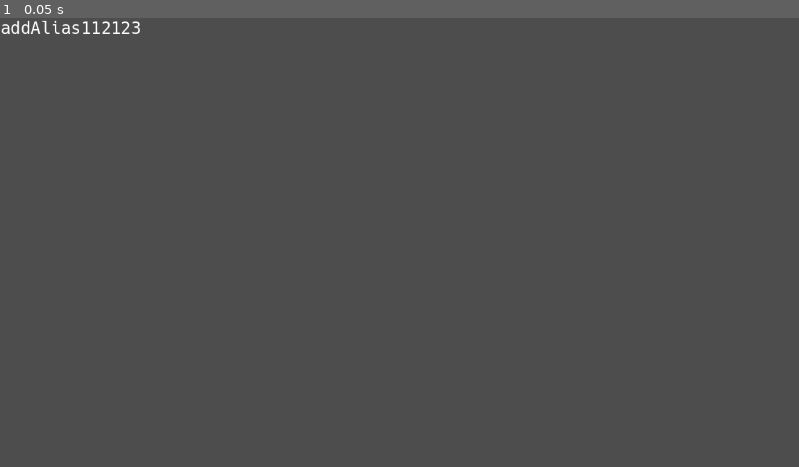
Above: before the commit, frame 1.
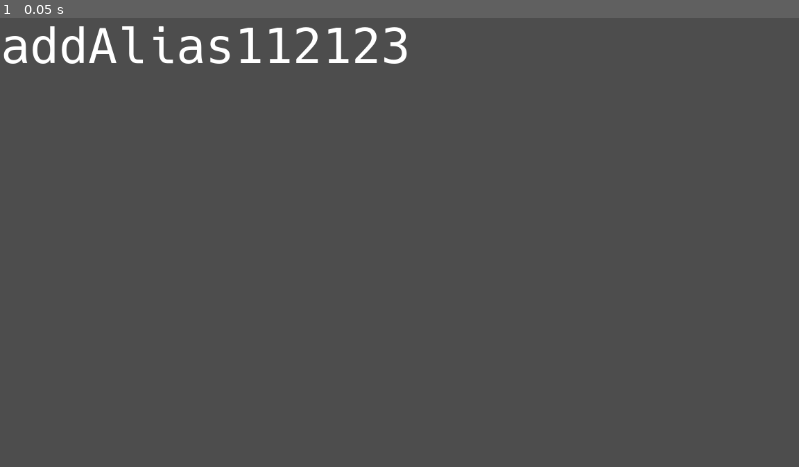
Above: after the commit, the same moment.

Repository: uprun/neon-lights-editor
Game: Godot game, scene res://symbol.tscn
Same seed, same stepped clock (60 frames per second), same inputs: the game is played once before the commit and once after it. This scene is started directly instead of the project's main scene.
Inputs:
- Up to frame 1 (0.05 s): no input

The runs differ from the first frame. In frame 1, 1.5% of the frame differs, in the area x 0-51%, y 0-11%.

Commit message:
adding removing functionality

Diff:
--- a/canvas-ltd.gd
+++ b/canvas-ltd.gd
@@ -16,10 +16,19 @@
 	if event is InputEventKey:
 		if event.pressed:
 			print(event)
-			print(char(event.unicode))
+
+
+			if event.keycode == KEY_BACKSPACE:
+				print("back space")
+				$Caret.remove_symbol()
+				return
 
 			if event.keycode == KEY_ESCAPE:
 				print("escape")
+				return
+			var symbol = char(event.unicode)
+			print(symbol)
+			$Caret.insert_symbol(symbol)
 
 func populate_new_function(name: String, x, y):
 	var clone2 = function_scene.instantiate()
--- a/canvas-ltd.tscn
+++ b/canvas-ltd.tscn
@@ -11,4 +11,3 @@
 position = Vector2(1, 1)
 
 [node name="Caret" parent="." instance=ExtResource("3_4m5tk")]
-position = Vector2(112, 97)
--- a/caret.gd
+++ b/caret.gd
@@ -2,19 +2,41 @@
 
 
 func _draw():
-	draw_line(Vector2(0, -10.0), Vector2(0, 10.0), Color.GREEN, 4.0)
+	draw_line(Vector2(0, -40.0), Vector2(0, 40.0), Color.GREEN, 10.0)
 	pass  # Your draw commands here.
 
 var next_position: Vector2
-
+var speed = 0
+var function_under_focus: Node2D
+var insert_index = null
 func _process(_delta):
 	if next_position != position:
 		var diff = (position - next_position)
-		if diff.length_squared() < 1:
+		var length = diff.length()
+		if  length < 1:
 			position = next_position
+			speed = 0
 		else:
-			position -= diff.normalized() #* _delta
+			if speed * 2 > length:
+				speed = length * 0.8
+			else:
+				speed = (speed + 1) * 1.1#1.6
+			position -= diff.normalized() * speed#* _delta
 	queue_redraw()
+
+
+func insert_symbol(symbol):
+	if function_under_focus != null and insert_index != null:
+		function_under_focus.insert_symbol(symbol, insert_index)
+		next_position = function_under_focus.get_symbol_global_position_further_side(insert_index)
+		insert_index += 1
+
+func remove_symbol():
+	if function_under_focus != null and insert_index != null:
+		insert_index -= 1
+		function_under_focus.remove_symbol(insert_index)
+
+		next_position = function_under_focus.get_symbol_global_position_further_side(insert_index-1)
 
 # Called when the node enters the scene tree for the first time.
 func _ready():
--- a/function-node.gd
+++ b/function-node.gd
@@ -23,3 +23,21 @@
 # Called every frame. 'delta' is the elapsed time since the previous frame.
 func _process(delta):
 	pass
+
+func insert_symbol(symbol, index):
+	var clone = symbol_scene.instantiate()
+	add_child(clone)
+	var clone_position = get_viewport_rect().size
+	clone_position.x = clone_position.x / 2
+	(clone as Node2D).global_position = clone_position
+	move_child(clone, index)
+	clone.set_text(symbol)
+
+func remove_symbol(index):
+	var symbol = get_child(index)
+	remove_child(symbol)
+	get_parent().add_child(symbol)
+	symbol.fly_up()
+
+func get_symbol_global_position_further_side(index):
+	return get_child(index).get_further_side_global_position()
--- a/symbol.gd
+++ b/symbol.gd
@@ -23,11 +23,24 @@
 	next_position = position
 	pass # Replace with function body.
 
-# Called every frame. 'delta' is the elapsed time since the previous frame.
-func _process(delta):
-	if next_position != null and next_position != position:
-		position = next_position
-	pass
+
+var speed = 0
+func _process(_delta):
+	if next_position != position:
+		var diff = (position - next_position)
+		var length = diff.length()
+		if  length < 1:
+			position = next_position
+			speed = 0
+		else:
+			if speed * 2 > length:
+				speed = length * 0.8
+			else:
+				speed = (speed + 1) * 1.1
+			position -= diff.normalized() * speed
+
+func fly_up():
+	next_position.y -= get_size().y
 
 func get_size():
 	var font = $name.get_theme_font("normal_font") as Font
@@ -56,13 +69,28 @@
 	(get_node("name") as RichTextLabel).text = text
 	update_position()
 
+func get_further_side_global_position():
+	var size = get_size()
+
+	var cursor_next_position = get_parent().to_global(next_position)
+	print('next', cursor_next_position)
+
+	cursor_next_position.y += size.y/2
+	cursor_next_position.x += size.x
+	return cursor_next_position
 
 func _on_name_gui_input(event):
 	#print(event)
 	if (event is InputEventMouseButton && event.pressed && event.button_index == 1):
 		var click_local = (event as InputEventMouseButton)
-		get_parent().get_parent().get_node("Caret").next_position = click_local.global_position
-		print()
-		#get_parent().populate_new_function(function_range[0], function_range[1])
-
-	pass # Replace with function body.
+		var size = get_size()
+		var cursor_next_position = global_position
+		var caret = get_parent().get_parent().get_node("Caret")
+		cursor_next_position.y += size.y/2
+		caret.function_under_focus = get_parent()
+		caret.insert_index = get_index()
+		if click_local.position.x > size.x/2:
+			cursor_next_position.x += size.x
+			caret.insert_index += 1
+		print(cursor_next_position)
+		caret.next_position = cursor_next_position
--- a/symbol.tscn
+++ b/symbol.tscn
@@ -11,7 +11,7 @@
 offset_right = 295.0
 offset_bottom = 42.0
 theme_override_fonts/normal_font = ExtResource("1_ahvjq")
-theme_override_font_sizes/normal_font_size = 24
+theme_override_font_sizes/normal_font_size = 70
 text = "addAlias112123"
 fit_content = true
 scroll_active = false
